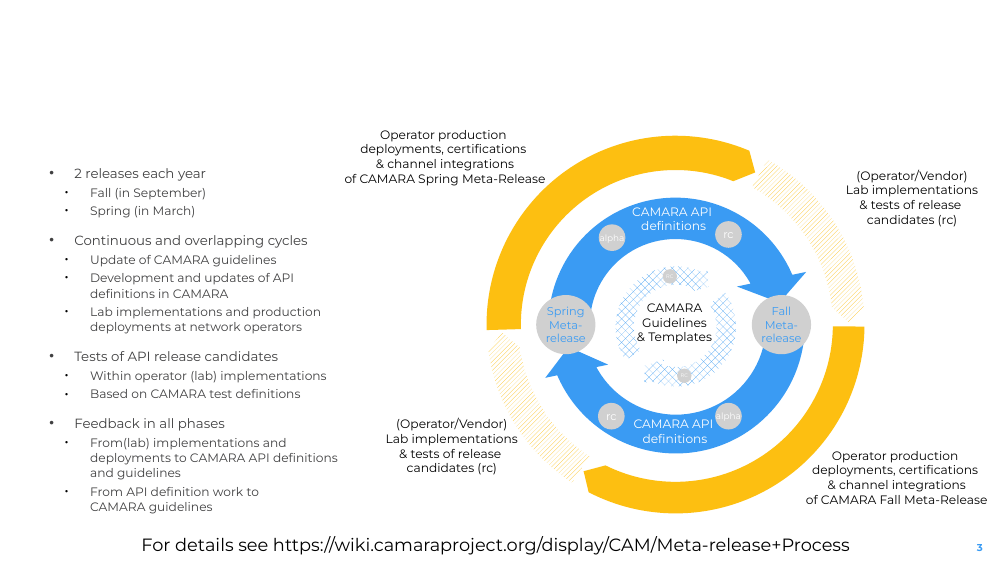
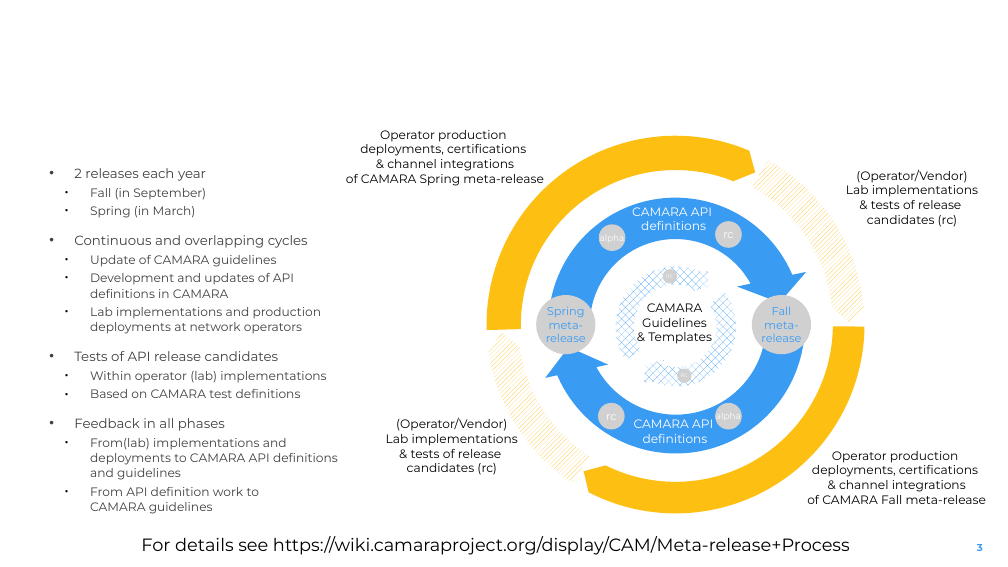
Before and after one commit to camaraproject/ReleaseManagement, a slide deck: slide 3 of documentation/SupportingDocuments/CAMARA Meta-release Fall24.pptx. Drawn at 1008x567 pixels with LibreOffice and Linux fonts; fonts in the diff are those of the drawing; background and template pictures are left out. Boxes give left, top, right and bottom in pixels: in the first picture for what was removed or moved away, otherwise in the second. Text is boxed around its words. In the diff, an @@ line names an element or a change of style, - is before the commit and + after.

Commit message:
Updated versions - "meta-release" corrected
always "meta-release" except in heading or at start of sentence.

```diff
--- a/documentation/SupportingDocuments/CAMARA Meta-release Fall24.pptx
+++ b/documentation/SupportingDocuments/CAMARA Meta-release Fall24.pptx
@@ text at [346,174,544,186]: text changed @@
-of CAMARA Spring Meta-Release
+of CAMARA Spring meta-release
@@ text in ellipse at [546,306,586,342]: text changed @@
-Spring
-Meta-
-release
+Spring
+meta-
+release
@@ text in ellipse at [761,306,801,342]: text changed @@
-Fall
-Meta-
-release
+Fall
+meta-
+release
@@ text at [807,495,987,504]: text changed @@
-of CAMARA Fall Meta-Release
+of CAMARA Fall meta-release
```
Also in this commit, not shown: 1 other slide changed, 1 other file.
